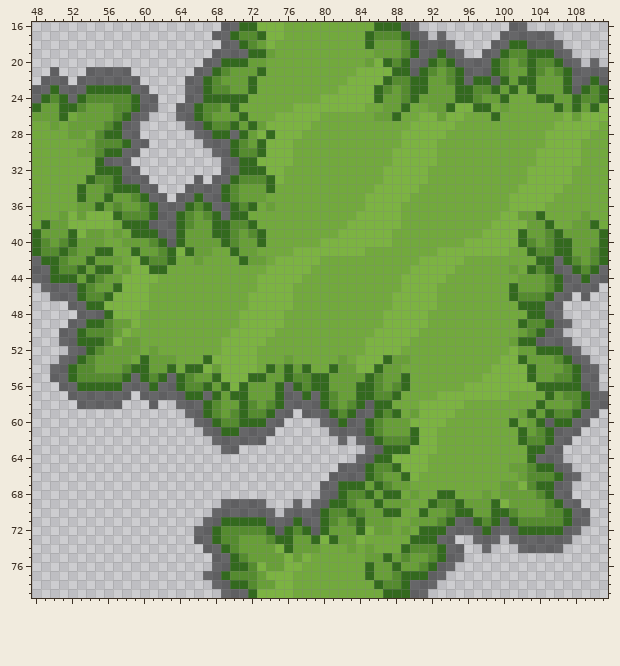
File history of a pixel-art file, Assets/Arts/TileMap_TileRule/Land/GrassTile02.aseprite. The picture above was drawn from the file before the commit.
160x160 pixels, 1 frame. Shown: x 48..111, y 16..79.
The same view after the edit:
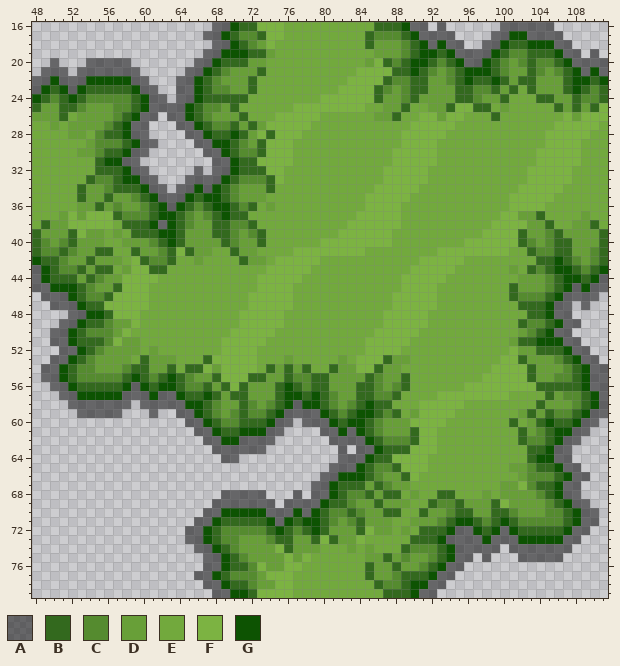
Palette (. is transparent): A #00000080  B #33691e  C #558b2f  D #689f38  E #72a93d  F #7cb342  G #0d5302
From old to new:
Layers "Land", "Shadow":
y 16: x 68 . -> A; x 70 A -> G; x 89 A -> G; x 91 . -> A; x 93 . -> A; x 100 . -> A; x 103..105 ... -> AAA
y 17: x 67 . -> A; x 69 A -> G; x 90 A -> G; x 92 . -> A; x 94 . -> A; x 99 . -> A; x 101..102 AA -> GG; x 106 . -> A
y 18: x 68 . -> A; x 70 A -> G; x 91 A -> G; x 93 A -> G; x 95 . -> A; x 98 . -> A; x 100 A -> G; x 103..105 AAA -> GGG; x 107 . -> A
y 19: x 67 . -> A; x 69..71 AAA -> GGG; x 91..92 AA -> GG; x 94 A -> G; x 96..97 .. -> AA; x 99 A -> G; x 106 A -> G; x 108 . -> A; x 110 . -> A
y 20: x 50 . -> A; x 54..58 ..... -> AAAAA; x 66 . -> A; x 68 A -> G; x 90..91 AA -> GG; x 95 A -> G; x 98 A -> G; x 107 A -> G; x 109 . -> A; x 111 . -> A
y 21: x 49 . -> A; x 51 . -> A; x 53 . -> A; x 59 . -> A; x 65 . -> A; x 67 A -> G; x 90 A -> G; x 96..98 AAA -> GGG; x 108 A -> G; x 110 A -> G
y 22: x 48 . -> A; x 50 A -> G; x 52 . -> A; x 54..58 AAAAA -> GGGGG; x 60 . -> A; x 64 . -> A; x 66 A -> G; x 96 A -> G; x 99 A -> G; x 108..109 AA -> GG; x 111 A -> G
y 23: x 49 A -> G; x 51 A -> G; x 53 A -> G; x 59 A -> G; x 61 . -> A; x 64 . -> A; x 66 A -> G; x 108 A -> G
y 24: x 48 A -> G; x 52 A -> G; x 60 A -> G; x 62 . -> A; x 64 . -> A; x 66 A -> G
y 25: x 60 A -> G; x 62..63 .. -> AA; x 65 A -> G
y 26: x 59 A -> G; x 61 . -> A; x 63 . -> A; x 65 A -> G
y 27: x 58 A -> G; x 60 . -> A; x 64 . -> A; x 66 A -> G
y 28: x 58 A -> G; x 60 . -> A; x 65 . -> A; x 67 A -> G; x 70 A -> G
y 29: x 59 A -> G; x 61 . -> A; x 66 . -> A; x 68..69 AA -> GG
y 30: x 58 A -> G; x 60 . -> A; x 67 . -> A; x 69 A -> G
y 31: x 56..57 AA -> GG; x 59 . -> A; x 68 . -> A; x 70 A -> G
y 32: x 58 A -> G; x 60 . -> A; x 66 . -> A; x 68 . -> A; x 70 A -> G
y 33: x 58..59 AA -> GG; x 61 . -> A; x 65 . -> A; x 67 . -> A; x 69 A -> G
y 34: x 60 A -> G; x 62 . -> A; x 64 . -> A; x 66 A -> G; x 68 A -> G
y 35: x 61 A -> G; x 63 . -> A; x 65 A -> G; x 67..68 AA -> GG
y 36: x 62 A -> G; x 64 A -> G; x 68..69 AA -> GG
y 37: x 62..63 AA -> GG; x 69 A -> G
y 38: x 61 A -> G; x 63 A -> G
y 39: x 62..63 AA -> GG
y 40: x 63 A -> G
y 42: x 48 A -> G; x 106 A -> G
y 43: x 49 A -> G; x 106..107 AA -> GG; x 111 A -> G
y 44: x 49 A -> G; x 107..108 AA -> GG; x 110 A -> G
y 45: x 48 . -> A; x 50..52 AAA -> GGG; x 107 A -> G; x 109 A -> G; x 111 . -> A
y 46: x 49 . -> A; x 52 A -> G; x 106 A -> G; x 108 . -> A; x 110 . -> A
y 47: x 50..51 .. -> AA; x 53 A -> G; x 105 A -> G; x 107 . -> A; x 109 . -> A
y 48: x 52 . -> A; x 54..55 AA -> GG; x 105 A -> G; x 107 . -> A
y 49: x 51 . -> A; x 53 A -> G; x 106 A -> G; x 108 . -> A
y 50: x 50 . -> A; x 52 A -> G; x 105 A -> G; x 107 . -> A
y 51: x 50 . -> A; x 52 A -> G; x 104..106 AAA -> GGG; x 108 . -> A
y 52: x 51 . -> A; x 53 A -> G; x 107 A -> G; x 109 . -> A
y 53: x 50 . -> A; x 52 A -> G; x 108 A -> G; x 110 . -> A
y 54: x 49 . -> A; x 51 A -> G; x 109 A -> G; x 111 . -> A
y 55: x 49 . -> A; x 51 A -> G; x 59 A -> G; x 63 A -> G; x 109 A -> G; x 111 . -> A
y 56: x 50 . -> A; x 52 A -> G; x 58 A -> G; x 60 A -> G; x 62..63 AA -> GG; x 76 A -> G; x 109 A -> G; x 111 . -> A
y 57: x 51 . -> A; x 53..57 AAAAA -> GGGGG; x 59 . -> A; x 61 A -> G; x 64 A -> G; x 67 A -> G; x 76..77 AA -> GG; x 79 A -> G; x 110 A -> G
y 58: x 52 . -> A; x 58 . -> A; x 60 . -> A; x 62..63 .. -> AA; x 65..66 AA -> GG; x 76 A -> G; x 78..79 AA -> GG; x 85 A -> G; x 110 A -> G
y 59: x 53..57 ..... -> AAAAA; x 61 . -> A; x 64 . -> A; x 66 A -> G; x 75 A -> G; x 77 . -> A; x 80 A -> G; x 84..85 AA -> GG; x 109 A -> G; x 111 . -> A
y 60: x 65 . -> A; x 67 A -> G; x 74 A -> G; x 76 . -> A; x 78..79 .. -> AA; x 81 A -> G; x 83..84 AA -> GG; x 105 A -> G; x 108 A -> G; x 110 . -> A
y 61: x 66 . -> A; x 68 A -> G; x 71..73 AAA -> GGG; x 75 . -> A; x 80 . -> A; x 82 A -> G; x 84 A -> G; x 106..107 AA -> GG; x 109 . -> A
y 62: x 67 . -> A; x 69..70 AA -> GG; x 74 . -> A; x 81 . -> A; x 83 . -> A; x 85 A -> G; x 106 A -> G; x 108 . -> A
y 63: x 68 . -> A; x 71..73 ... -> AAA; x 82 . -> A; x 84 . -> A; x 86 A -> G; x 105 A -> G; x 107 . -> A
y 64: x 69..70 .. -> AA; x 82..83 .. -> AA; x 85 A -> G; x 104..105 AA -> GG; x 107 . -> A
y 65: x 81 . -> A; x 84 A -> G; x 106 A -> G; x 108 . -> A
y 66: x 80 . -> A; x 82..84 AAA -> GGG; x 107 A -> G; x 109 . -> A
y 67: x 79 . -> A; x 81 A -> G; x 106 A -> G; x 108 . -> A
y 68: x 69..73 ..... -> AAAAA; x 77 . -> A; x 79 . -> A; x 81 A -> G; x 106 A -> G; x 108 . -> A
y 69: x 68 . -> A; x 74 . -> A; x 76 . -> A; x 78 . -> A; x 80 A -> G; x 107 A -> G; x 109 . -> A
y 70: x 67 . -> A; x 69..73 AAAAA -> GGGGG; x 75 . -> A; x 77 A -> G; x 79 A -> G; x 108 A -> G; x 110 . -> A
y 71: x 66 . -> A; x 68 A -> G; x 74 A -> G; x 76 A -> G; x 78..79 AA -> GG; x 95..96 AA -> GG; x 100 A -> G; x 108 A -> G; x 110 . -> A
y 72: x 65 . -> A; x 67 A -> G; x 75 A -> G; x 79 A -> G; x 94 A -> G; x 97 A -> G; x 99 A -> G; x 101 A -> G; x 107 A -> G; x 109 . -> A
y 73: x 65 . -> A; x 67 A -> G; x 93 A -> G; x 95..96 .. -> AA; x 98 A -> G; x 100 . -> A; x 102..106 AAAAA -> GGGGG; x 108 . -> A
y 74: x 66 . -> A; x 68 A -> G; x 94 A -> G; x 96..97 .. -> AA; x 99 . -> A; x 101 . -> A; x 107 . -> A
y 75: x 67 . -> A; x 69 A -> G; x 94 A -> G; x 96 . -> A; x 98 . -> A; x 102..106 ..... -> AAAAA
y 76: x 67 . -> A; x 69 A -> G; x 93 A -> G; x 95 . -> A
y 77: x 66 . -> A; x 68 A -> G; x 92 A -> G; x 94 . -> A
y 78: x 67 . -> A; x 69 A -> G; x 90..91 AA -> GG; x 93 . -> A
y 79: x 68 . -> A; x 70..71 AA -> GG; x 90 A -> G; x 92 . -> A
Changed places in both pictures, as pixel boxes (x1, y1, x2, y2):
changed: (32, 22, 248, 247)
changed: (401, 22, 608, 94)
changed: (32, 256, 383, 598)
changed: (410, 256, 608, 598)
